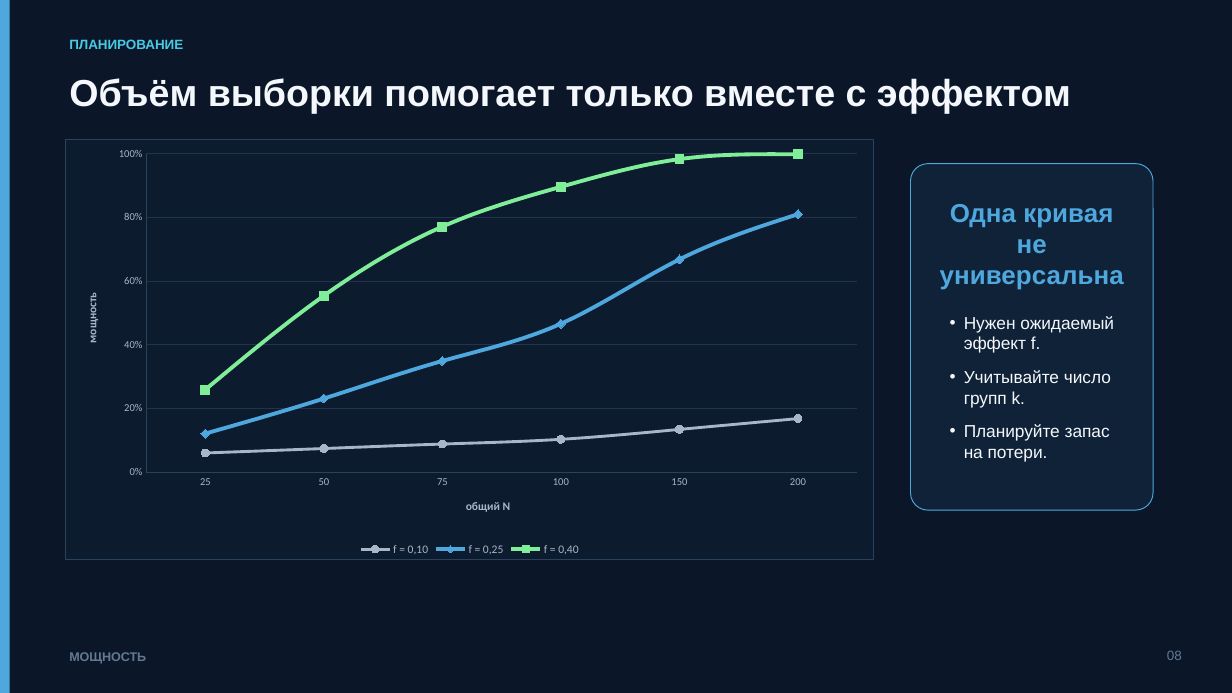
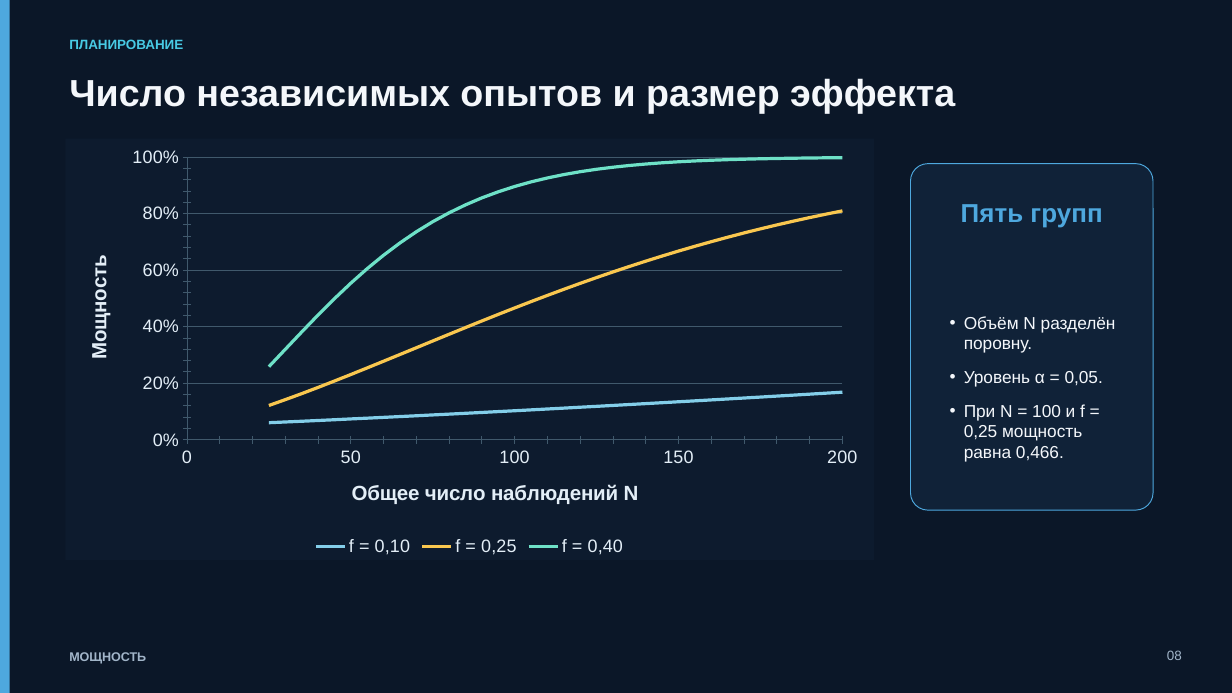
Before and after one commit to ashrpv/computer_science_in_nanoscience, a slide deck: slide 8 of slides/07-random_effects_and_blocks.pptx. Drawn at 1232x693 pixels with LibreOffice and Linux fonts; fonts in the diff are those of the drawing. Boxes give left, top, right and bottom in pixels: in the first picture for what was removed or moved away, otherwise in the second. Text is boxed around its words. In the diff, an @@ line names an element or a change of style, - is before the commit and + after.

```diff
--- a/slides/07-random_effects_and_blocks.pptx
+++ b/slides/07-random_effects_and_blocks.pptx
@@ text at (69, 78, 955, 113): text changed @@
-Объём выборки помогает только вместе с эффектом
+Число независимых опытов и размер эффекта
@@ line chart at (66, 139, 874, 560) @@
@@ line chart to scatter lines chart @@
-categories: 25, 50, 75, 100, 150, 200
+categories: 
-f = 0,10: 0.06, 0.07, 0.09, 0.1, 0.13, 0.17
+f = 0,10: (25, 6), (30, 6), (35, 7), (40, 7), (45, 7), (50, 7), (55, 8), (60, 8), (65, 8), (70, 8), (75, 9), (80, 9), (85, 9), (90, 10), (95, 10), (100, 10), (105, 11), (110, 11), (115, 11), (120, 12), (125, 12), (130, 12), (135, 12), (140, 13), (145, 13), (150, 13), (155, 14), (160, 14), (165, 14), (170, 15), (175, 15), (180, 15), (185, 16), (190, 16), (195, 16), (200, 17)
@@ colour of f = 0,10 #A7B7C9 to #83CEE9 @@
-f = 0,25: 0.12, 0.23, 0.35, 0.47, 0.67, 0.81
+f = 0,25: (25, 12), (30, 14), (35, 16), (40, 19), (45, 21), (50, 23), (55, 25), (60, 28), (65, 30), (70, 33), (75, 35), (80, 37), (85, 40), (90, 42), (95, 44), (100, 47), (105, 49), (110, 51), (115, 53), (120, 55), (125, 57), (130, 59), (135, 61), (140, 63), (145, 65), (150, 67), (155, 69), (160, 70), (165, 72), (170, 73), (175, 75), (180, 76), (185, 77), (190, 79), (195, 80), (200, 81)
@@ colour of f = 0,25 #4EA8DE to #F9C74F @@
-f = 0,40: 0.26, 0.55, 0.77, 0.9, 0.98, 1
+f = 0,40: (25, 26), (30, 32), (35, 38), (40, 44), (45, 50), (50, 56), (55, 61), (60, 65), (65, 70), (70, 74), (75, 77), (80, 80), (85, 83), (90, 86), (95, 88), (100, 90), (105, 91), (110, 93), (115, 94), (120, 95), (125, 96), (130, 97), (135, 97), (140, 98), (145, 98), (150, 99), (155, 99), (160, 99), (165, 99), (170, 99), (175, 100), (180, 100), (185, 100), (190, 100), (195, 100), (200, 100)
@@ colour of f = 0,40 #80ED99 to #6EE1C7 @@
@@ category axis title "общий N " to "" @@
@@ value axis title "мощность " to "" @@
@@ legend changed @@
@@ category axis changed @@
@@ value axis changed @@
@@ border changed @@
@@ text at (961, 204, 1102, 228): text changed @@
-Одна кривая
-не универсальна
+Пять групп
@@ text at (964, 316, 1116, 462): text changed @@
-• Нужен ожидаемый эффект f.
-• Учитывайте число групп k.
-• Планируйте запас на потери.
+• Объём N разделён поровну.
+• Уровень α = 0,05.
+• При N = 100 и f = 0,25 мощность равна 0,466.
@@ text "МОЩНОСТЬ" at (69, 652, 146, 664): text colour #637A92 to #A2B5C9 @@
@@ text "08" at (1167, 650, 1182, 660): text colour #637A92 to #A2B5C9 @@
```
Also in this commit, not shown: 40 other slides changed, 2 slides added, 2 slides removed, 8 other files.
